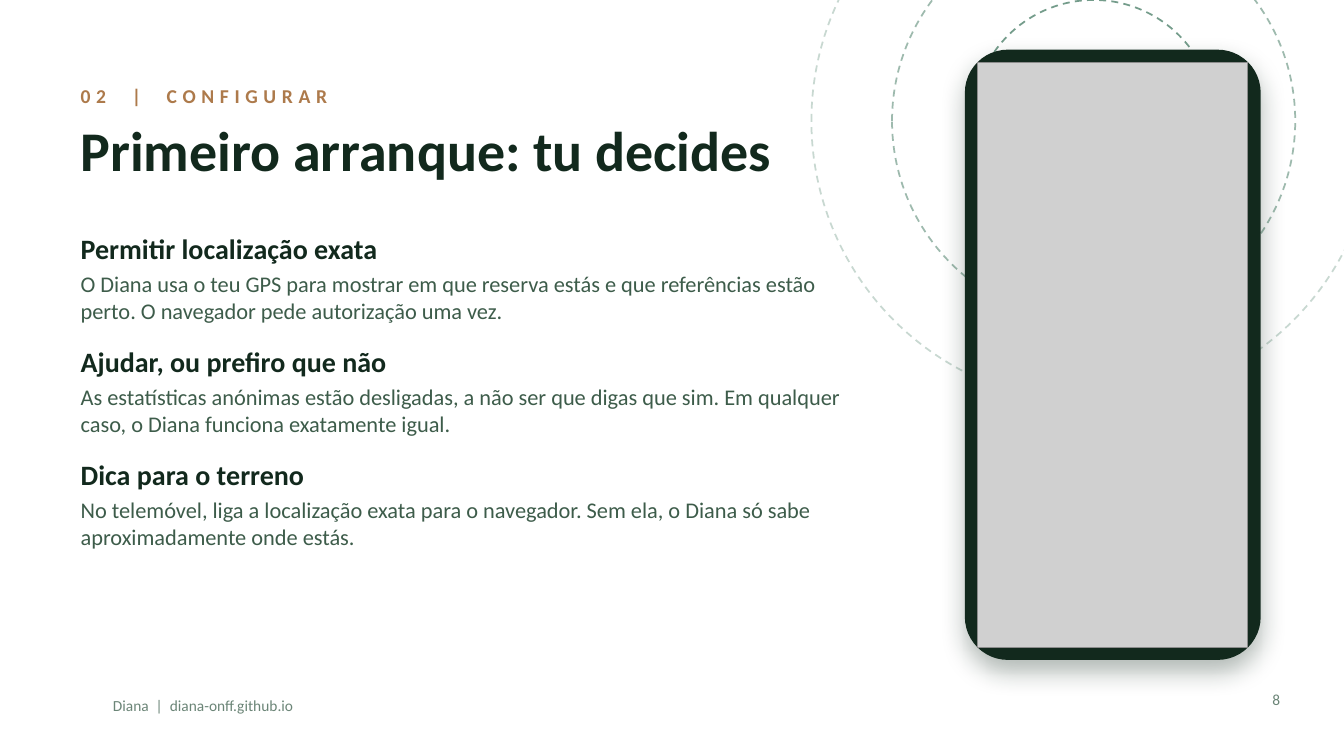
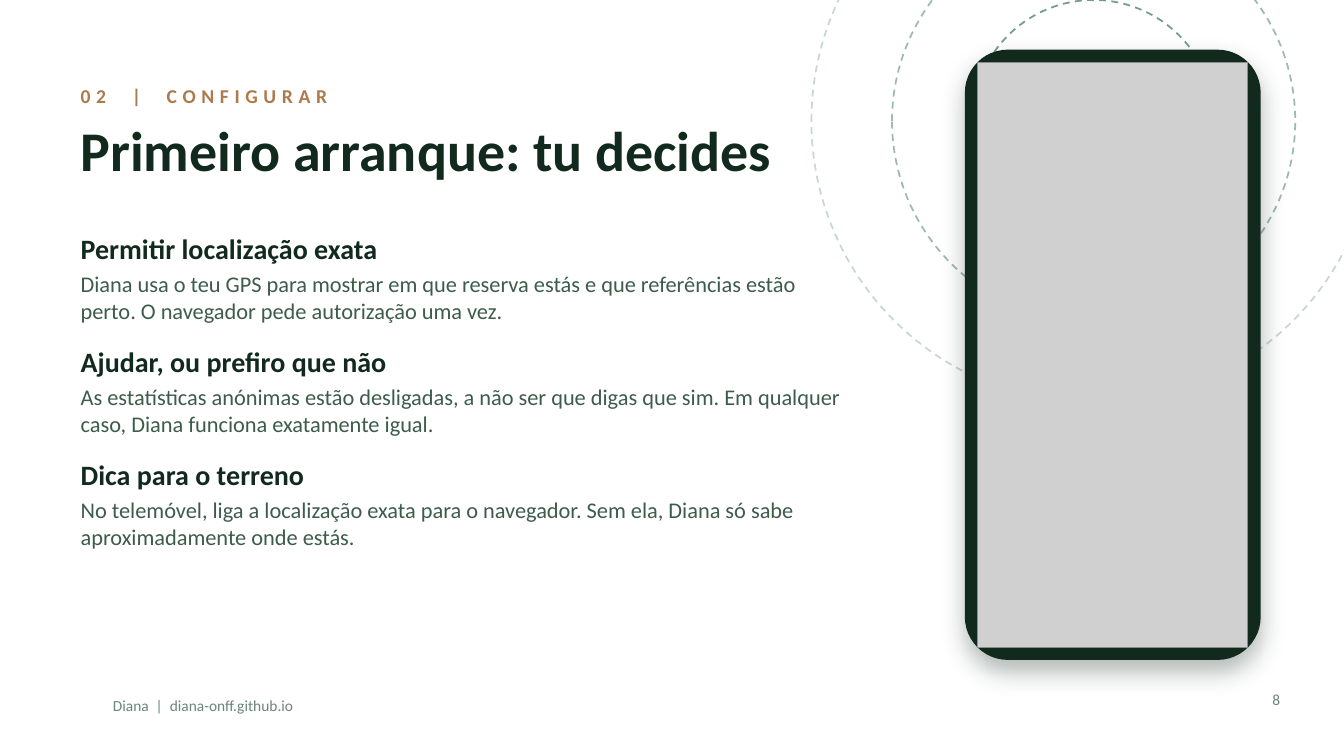
Before and after one commit to diana-onff/diana-onff.github.io, a slide deck: slide 8 of docs/Diana_FaunaFlora_Presentation_PT.pptx. Drawn at 1344x756 pixels with LibreOffice and Linux fonts; fonts in the diff are those of the drawing; grey boxes stand for pictures; background and template pictures are left out. Boxes give left, top, right and bottom in pixels: in the first picture for what was removed or moved away, otherwise in the second. Text is boxed around its words. In the diff, an @@ line names an element or a change of style, - is before the commit and + after.

```diff
--- a/docs/Diana_FaunaFlora_Presentation_PT.pptx
+++ b/docs/Diana_FaunaFlora_Presentation_PT.pptx
@@ text at (81,276,795,323): text changed @@
-O Diana usa o teu GPS para mostrar em que reserva estás e que referências estão perto. O navegador pede autorização uma vez.
+Diana usa o teu GPS para mostrar em que reserva estás e que referências estão perto. O navegador pede autorização uma vez.
@@ text at (81,389,840,436): text changed @@
-As estatísticas anónimas estão desligadas, a não ser que digas que sim. Em qualquer caso, o Diana funciona exatamente igual.
+As estatísticas anónimas estão desligadas, a não ser que digas que sim. Em qualquer caso, Diana funciona exatamente igual.
@@ text at (81,502,793,549): text changed @@
-No telemóvel, liga a localização exata para o navegador. Sem ela, o Diana só sabe aproximadamente onde estás.
+No telemóvel, liga a localização exata para o navegador. Sem ela, Diana só sabe aproximadamente onde estás.
```
Also in this commit, not shown: 12 other slides changed.
